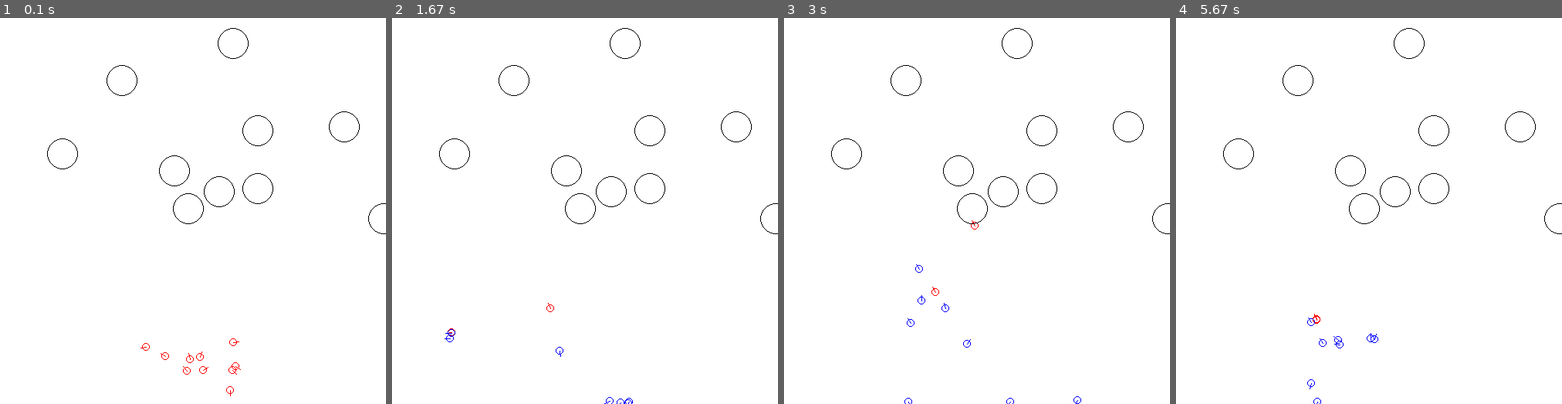
Above: before the commit, frames 1-4 (left to right).
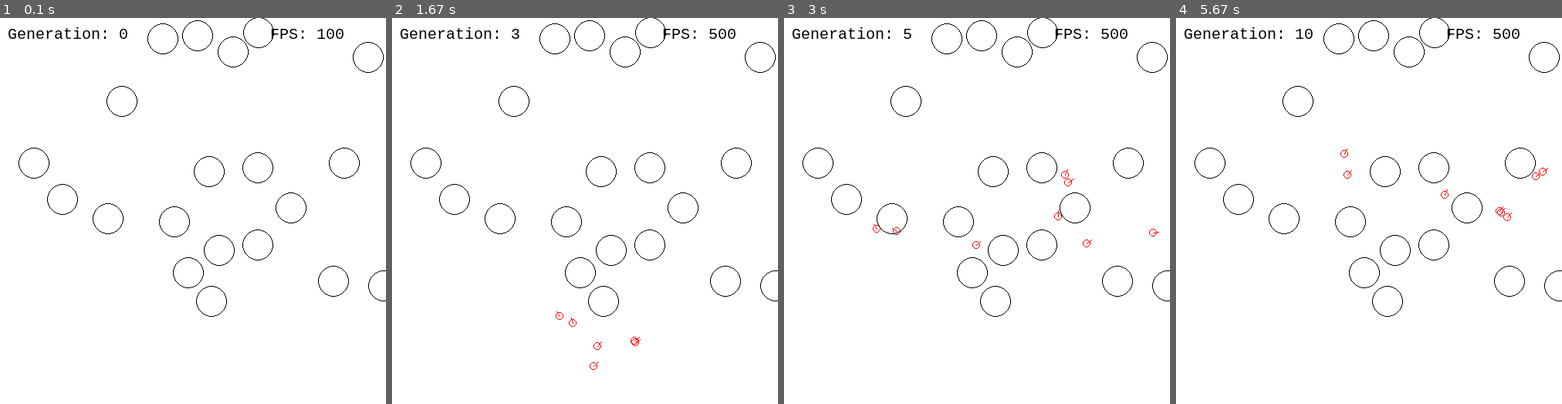
Above: after the commit, the same moments.

Repository: lahlidahlia/genetic-mutation
Game: pygame game, started from race/main.py
Two runs of this game, one before a commit and one after it. Both use one fixed random seed, a clock stepped at 60 frames per second and the inputs below. The source is Python 2; it was converted automatically to run under Python 3.
Inputs:
- Up to frame 1 (0.1 s): no input
- Up to frame 2 (1.67 s): hold Right 0.33-0.8 s; hold Right 0.83-1.3 s; hold Left from 1.33 s (still down)
- Up to frame 3 (3 s): release Left at 1.87 s; hold Left 1.9-2.3 s; hold Right 2.33-2.97 s
- Up to frame 4 (5.67 s): hold Left 3-3.47 s; hold Right 3.5-3.97 s; hold Right 4-4.47 s; hold Left 4.5-5.03 s; hold Left 5.07-5.47 s; hold Right from 5.5 s (still down)

The runs differ from the first frame. In frame 1, 1.9% of the frame differs, in the area x 2-100%, y 0-98%; in frame 2, 1.9%; in frame 3, 1.9%; in frame 4, 2.0%, in the area x 2-100%, y 0-100%.

Commit message:
Changed a few variables, amped up the difficulty

Diff:
--- a/genetics.py
+++ b/genetics.py
@@ -148,8 +148,6 @@
             elite_ls = cls.get_largest(elites)
             for chromo in elite_ls:
                 new_population.append(chromo)
-                print "Generate : {}".format(chromo)
-                print ""
         while(len(new_population) < cls.POPULATION):
             parent_1 = cls.choose_randomly_roulette()
             parent_2 = cls.choose_randomly_roulette()
@@ -169,11 +167,8 @@
     def get_largest(cls, amount):
         """ Get the best performing chromosome """
         fitness_ls = heapq.nlargest(amount, cls.population_fitness)
-        print "Largest: {}".format(fitness_ls)
-        print ""
         ret = []
         for fitness in fitness_ls:
-            print "Fitness weight: {}".format(cls.population_ls[cls.population_fitness.index(fitness)])
             ret.append(cls.population_ls[cls.population_fitness.index(fitness)])
         return ret
 
--- a/race/car.py
+++ b/race/car.py
@@ -18,14 +18,14 @@
 
     CROSSOVER_RATE = 0.7
     MUTATION_RATE = 0.1
-    MAX_MUTATE = 0.5
-    POPULATION = 10
+    MAX_MUTATE = 3
+    POPULATION = 100
     CHROMO_SIZE = 23
 
     MAX_SPEED = 10
     # Max turn speed
     MAX_D_DIRECTION = 50
-    ELITES = 2
+    ELITES = 8
 
     # Contains weights
     population_ls = []
@@ -52,6 +52,7 @@
 
         # Determines if car is stopped by something
         self.stopped = False
+        self.is_elite = False
 
     def parse_chromo(self, chromo):
         pass
--- a/race/main.py
+++ b/race/main.py
@@ -30,8 +30,15 @@
 
 font = pygame.font.SysFont("monospace", 20)
 
-reset = False
-counter = 0
+
+# Variables
+obstacle_amount = 20
+# Generate a new map after map_amount runs
+map_amount = 20
+# Start a new run after frame amount
+frame_amount = 60
+# How low can obstacles spawn
+obstacle_spawn_min = 100
 
 Car.Car.window = window
 
@@ -39,12 +46,12 @@
 for _ in range(Car.Car.POPULATION):
     # Temp weight list
     weight_ls = []
-    for _ in range(23):
+    for _ in range(Car.Car.CHROMO_SIZE):
         weight_ls.append(random.random() * 2 - 1)
     # Add to the chromosome list (because the weights are chromosomes)
     Car.Car.population_ls.append(weight_ls)
 
-obstacle.generate_obstacle(window, 10, SCREEN_WIDTH, SCREEN_HEIGHT - 200, blackColor)
+obstacle.generate_obstacle(window, obstacle_amount, SCREEN_WIDTH, SCREEN_HEIGHT - obstacle_spawn_min, blackColor)
 # Reset car list
 Car.Car.car_list = []
 # Get all the weights
@@ -54,16 +61,20 @@
 for i in range(Car.Car.POPULATION):
     Car.Car(SCREEN_WIDTH / 2, SCREEN_HEIGHT - 25, redColor, 4, weight_ls_ls.pop())
 
+counter = 0
 reset = False
+generation = 0
+map_counter = 0
 
 while True:
-    # Reset the round after a certain amount of time
+    # Reset the round after a certain amount of frames
     counter += 1
-    if counter > 60:
+    if counter > frame_amount:
         reset = True
         counter = 0
     # Reset
     if reset:
+        generation += 1
         #import pdb; pdb.set_trace()
         ls = Car.Car.score_population(Car.Car.car_ls)
         #print ls
@@ -73,7 +84,10 @@
         #pprint.pprint(ls)
 
         # Generate obstacle
-        #obstacle.generate_obstacle(window, 10, SCREEN_WIDTH, SCREEN_HEIGHT - 200, blackColor)
+        map_counter += 1
+        if map_counter >= map_amount:
+            map_counter = 0
+            obstacle.generate_obstacle(window, obstacle_amount, SCREEN_WIDTH, SCREEN_HEIGHT - obstacle_spawn_min, blackColor)
         # Reset car list
         Car.Car.car_list = []
         # Get all the weights
@@ -86,27 +100,35 @@
         # Create new cars
         for i in range(Car.Car.POPULATION):
             if i < Car.Car.ELITES:
-                weight_ls = weight_ls_ls.pop(0)[:]
-                print "Main: {}".format(weight_ls)
-                print ""
-                Car.Car(SCREEN_WIDTH / 2, SCREEN_HEIGHT - 25, redColor, 4, weight_ls)
+                t_car = Car.Car(SCREEN_WIDTH / 2, SCREEN_HEIGHT - 25, redColor, 4, weight_ls_ls.pop(0))
+                t_car.is_elite = True
             else:
                 Car.Car(SCREEN_WIDTH / 2, SCREEN_HEIGHT - 25, blueColor, 4, weight_ls_ls.pop(0))
         reset = False
     window.fill(whiteColor)
 
     # Logic
-    for car in Car.Car.car_ls:
+    # Update cars in backward order so elites gets drawn last (aka on top of other cars)
+    for car in Car.Car.car_ls[::-1]:
         v_closest = car.vector_closest_obs(obstacle.Obstacle.obstacle_list)
         v_dir = car.vectorize_direction()
         output = car.neunet.start([v_closest.x, v_closest.y, v_dir.x, v_dir.y])
         car.speed = output[0] * car.MAX_SPEED
         car.d_direction = (output[1] - 0.5) * car.MAX_D_DIRECTION
         car.update()
-        car.draw()
+        if car.is_elite:
+            car.draw()
+        #car.draw()
 
     for ob in obstacle.Obstacle.obstacle_list:
         ob.draw()
+
+    # Draw
+    fps_label = font.render("FPS: {}".format(fps), 1, blackColor)
+    generation_label = font.render("Generation: {}".format(generation), 1, blackColor)
+    window.blit(fps_label, (SCREEN_WIDTH - 150, 10))
+    window.blit(generation_label, (10, 10))
+
     for event in pygame.event.get():
         if event.type == QUIT:
             pygame.display.quit()
@@ -115,9 +137,9 @@
         elif event.type == KEYDOWN:
             if event.key == K_ESCAPE:
                 pygame.event.post(pygame.event.Event(QUIT))
-#            elif event.key == K_LEFT:
-#                car.d_direction = -5
-#            elif event.key == K_RIGHT:
-#                car.d_direction = 5
+            if event.key == K_LEFT:
+                fps /= 5
+            if event.key == K_RIGHT:
+                fps *= 5
     pygame.display.update()
     fps_clock.tick(fps)
